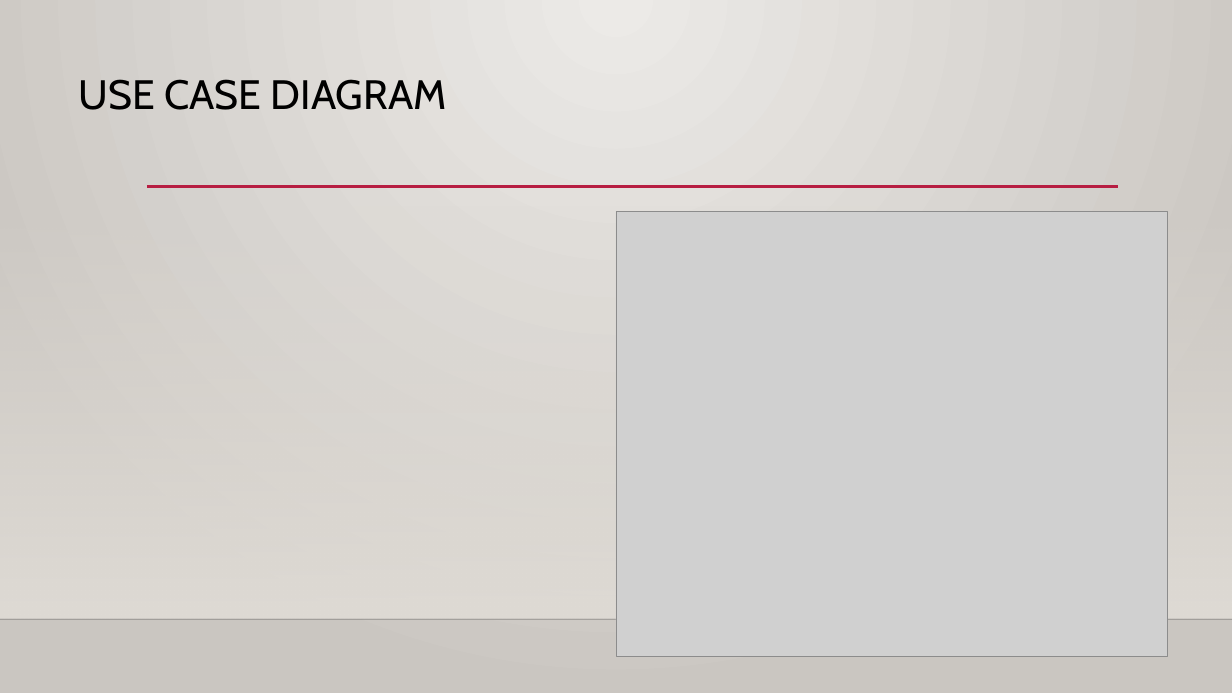
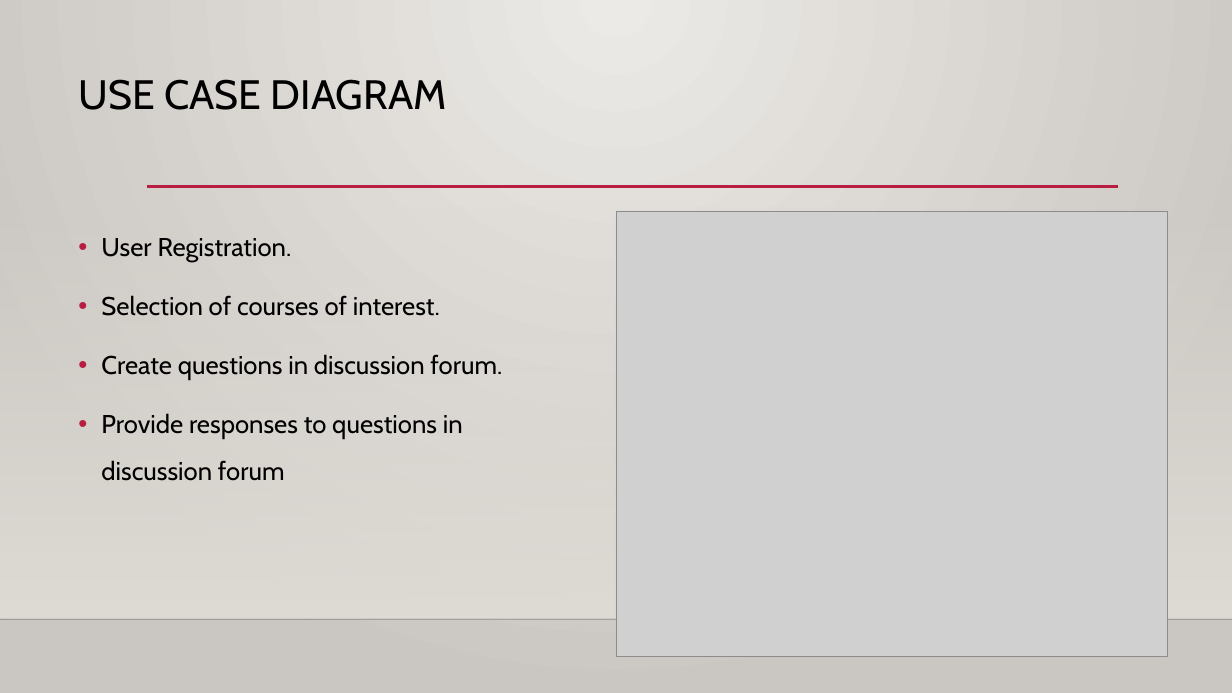
Before and after one commit to AmaniUsagi/Learners-Forum, a slide deck: slide 6 of Learner’s forum.pptx. Drawn at 1232x693 pixels with LibreOffice and Linux fonts; fonts in the diff are those of the drawing; grey boxes stand for pictures; background and template pictures are left out. Boxes give left, top, right and bottom in pixels: in the first picture for what was removed or moved away, otherwise in the second. Text is boxed around its words. In the diff, an @@ line names an element or a change of style, - is before the commit and + after.

```diff
--- a/Learner’s forum.pptx
+++ b/Learner’s forum.pptx
@@ text added at (101, 238, 502, 481), 20 pt, text #000000 @@
+• User Registration.
+• Selection of courses of interest.
+• Create questions in discussion forum.
+• Provide responses to questions in discussion forum
```
